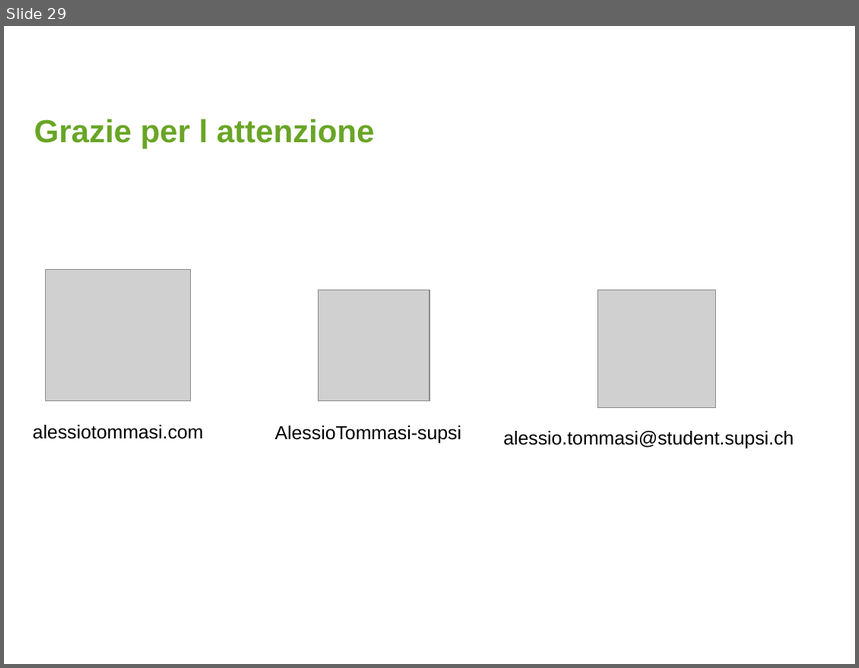
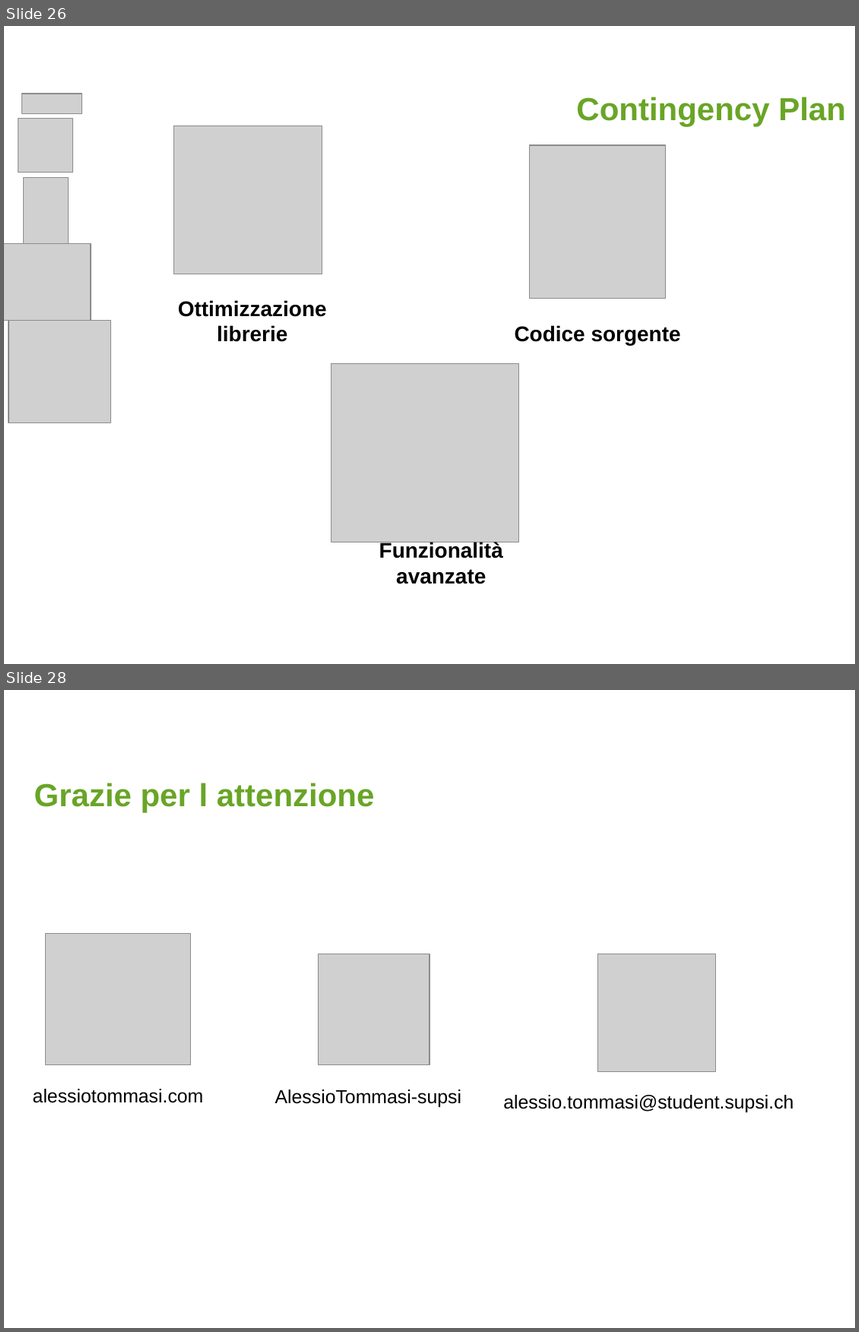
Before and after one commit to AlessioTommasi-supsi/iotProject, a slide deck: docs/tesi/MSE_Master Thesis_Presentation_AlessioTommasi PostIncontro.pptx. Shown one above the other, each under a label of ours: slide 29 before the commit, slides 26 and 28 after it; the slides between them are not shown. The pictures are 859x668 and 859x1332 pixels, drawn with LibreOffice and Linux fonts; fonts in the diff are those of the drawing; grey boxes stand for pictures; background and template pictures are left out. Boxes give left, top, right and bottom in pixels: in the first picture for what was removed or moved away, otherwise in the second. Text is boxed around its words. In the diff, an @@ line names an element or a change of style, - is before the commit and + after.

```diff
--- a/docs/tesi/MSE_Master Thesis_Presentation_AlessioTommasi PostIncontro.pptx
+++ b/docs/tesi/MSE_Master Thesis_Presentation_AlessioTommasi PostIncontro.pptx
@@ slide 26 added at (4,26,855,664), background #FFFFFF @@
@@ picture added at (22,93,82,113) @@
@@ text added at (576,97,846,126), 27 pt, text #69A526, bold @@
+Contingency Plan
@@ picture added at (18,119,73,173) @@
@@ picture added at (174,126,322,275) @@
@@ picture added at (530,145,666,298) @@
@@ picture added at (24,178,69,259) @@
@@ picture added at (4,244,91,322) @@
@@ picture added at (9,321,111,423) @@
@@ text added at (178,300,327,342), 18 pt, text #000000, bold @@
+Ottimizzazione librerie
@@ text added at (515,325,681,346), 18 pt, text #000000, bold @@
+Codice sorgente
@@ picture added at (331,364,519,543) @@
@@ text added at (379,541,503,585), 18 pt, text #000000, bold @@
+Funzionalità
+avanzate
@@ what was slide 29 is now slide 28 @@
```
Also in this commit, not shown: 10 slides changed, 2 slides removed, 1 other file.
